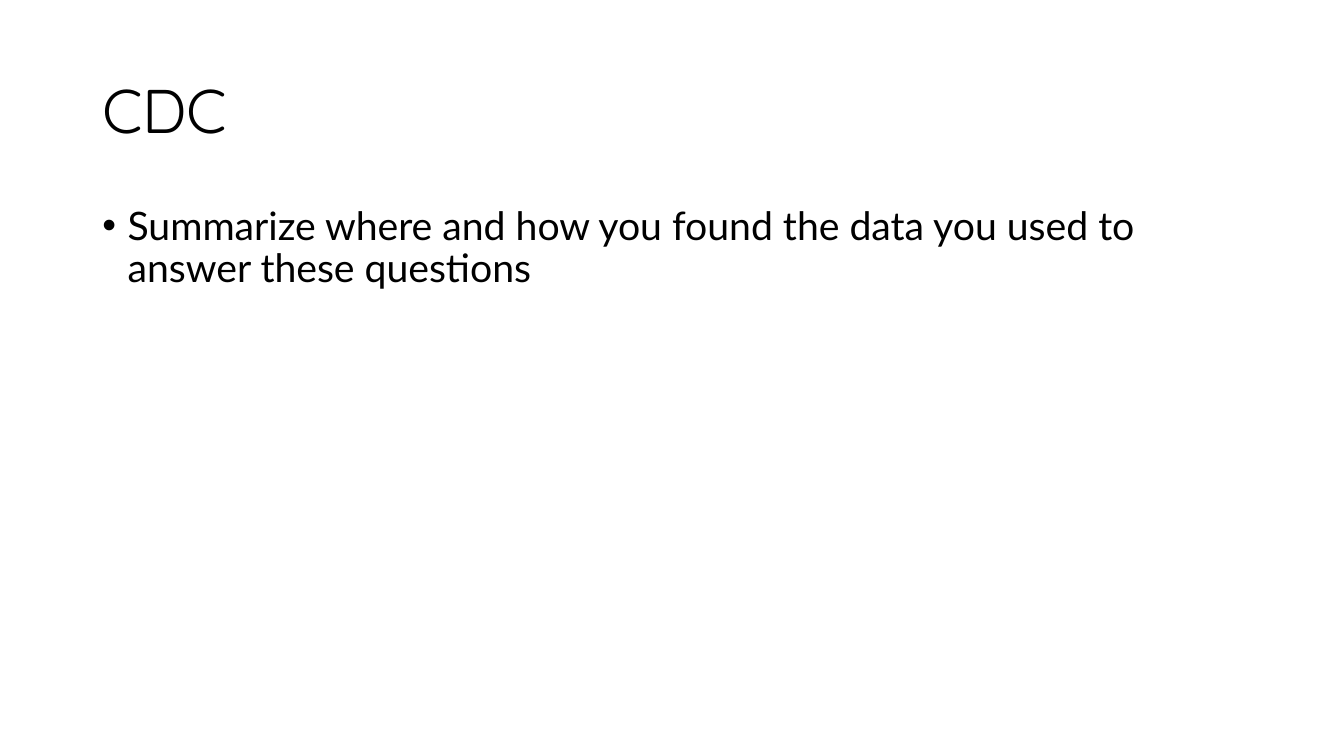
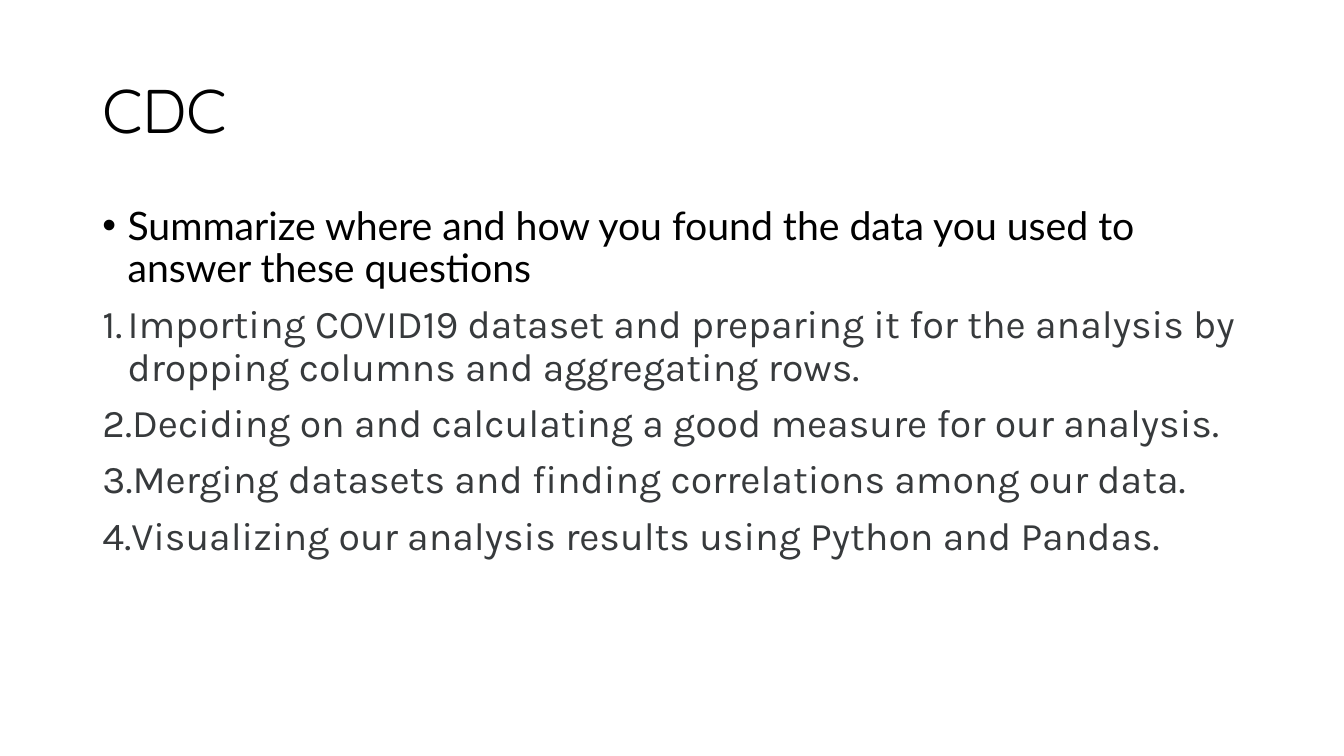
Before and after one commit to KristianSHamilton/CovidVaccinationInCalifornia, a slide deck: slide 10 of Project_1_presentation.pptx. Drawn at 1344x756 pixels with LibreOffice and Linux fonts; fonts in the diff are those of the drawing. Boxes give left, top, right and bottom in pixels: in the first picture for what was removed or moved away, otherwise in the second. Text is boxed around its words. In the diff, an @@ line names an element or a change of style, - is before the commit and + after.

Commit message:
Updated ppt 8/13

```diff
--- a/Project_1_presentation.pptx
+++ b/Project_1_presentation.pptx
@@ text at [102, 311, 1234, 560]: paragraphs added @@
+1. Importing COVID19 dataset and preparing it for the analysis by dropping columns and aggregating rows.
+2. Deciding on and calculating a good measure for our analysis.
+3. Merging datasets and finding correlations among our data.
+4. Visualizing our analysis results using Python and Pandas.
```
Also in this commit, not shown: 2 other slides changed.
